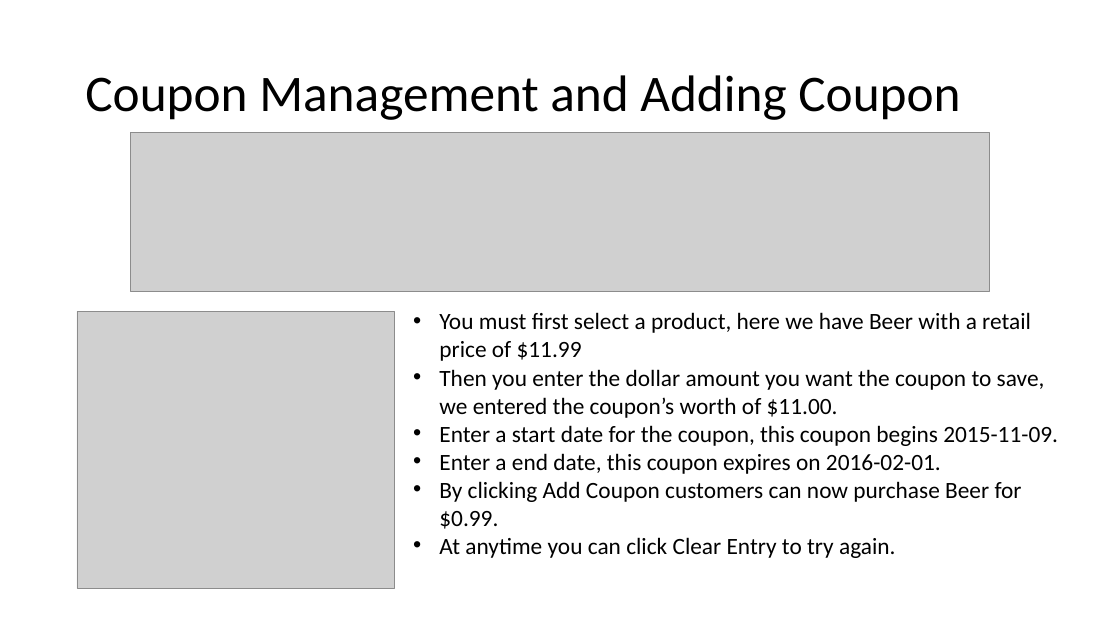
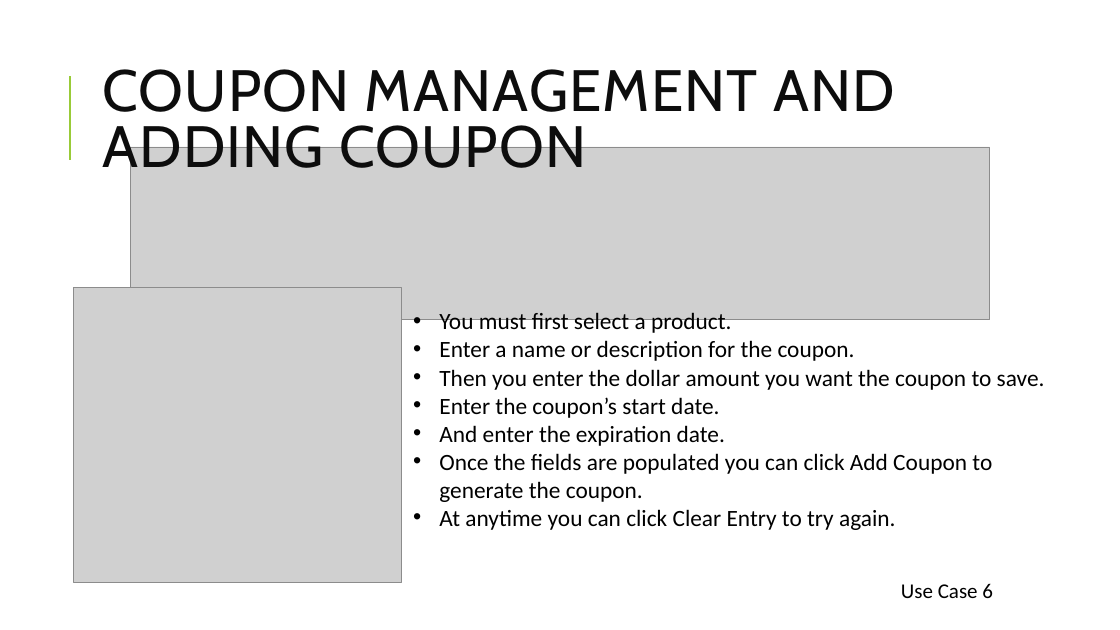
Before and after one commit to nwautomator/CSc6370, a slide deck: slide 7 of documents/MamaG_Presentation.pptx. Drawn at 1120x630 pixels with LibreOffice and Linux fonts; fonts in the diff are those of the drawing; grey boxes stand for pictures. Boxes give left, top, right and bottom in pixels: in the first picture for what was removed or moved away, otherwise in the second. Text is boxed around its words. In the diff, an @@ line names an element or a change of style, - is before the commit and + after.

```diff
--- a/documents/MamaG_Presentation.pptx
+++ b/documents/MamaG_Presentation.pptx
@@ line added from (70, 160) to (70, 76), #99CB38 1.5 pt @@
@@ title at box(102, 69, 895, 180): text changed; size 44 to 50 pt; font Calibri to Cabin; text colour #000000 to #0D0D0D @@
-Coupon Management and Adding Coupon
+COUPON MANAGEMENT AND ADDING COUPON
@@ picture: place and size @@
-picture at box(131, 132, 990, 292)
+picture at box(130, 147, 990, 319)
@@ picture: place and size @@
-picture at box(77, 312, 394, 589)
+picture at box(74, 287, 402, 582)
@@ text at box(439, 312, 1045, 502): text changed @@
-• You must first select a product, here we have Beer with a retail price of $11.99
-• Then you enter the dollar amount you want the coupon to save, we entered the coupon’s worth of $11.00.
-• Enter a start date for the coupon, this coupon begins 2015-11-09.
-• Enter a end date, this coupon expires on 2016-02-01.
-• By clicking Add Coupon customers can now purchase Beer for $0.99.
+• You must first select a product.
+• Enter a name or description for the coupon.
+• Then you enter the dollar amount you want the coupon to save.
+• Enter the coupon’s start date.
+• And enter the expiration date.
+• Once the fields are populated you can click Add Coupon to generate the coupon.
@@ text added at box(901, 583, 993, 598), 18 pt, text #000000 @@
+Use Case 6
```
Also in this commit, not shown: 21 other slides changed, 2 slides added, 2 slides removed, 2 other files.
